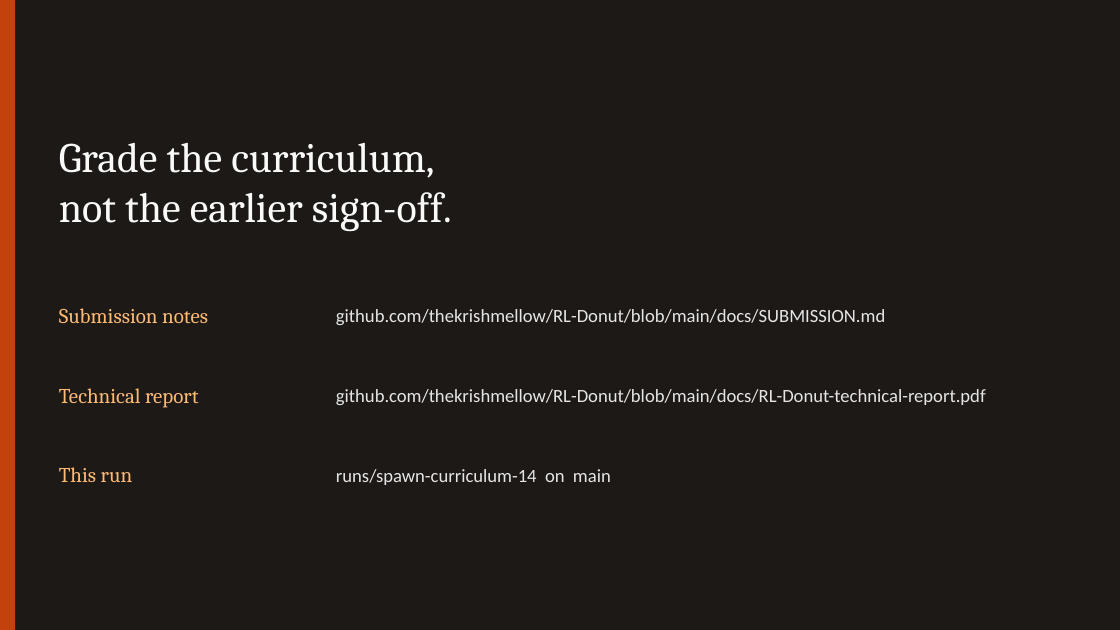
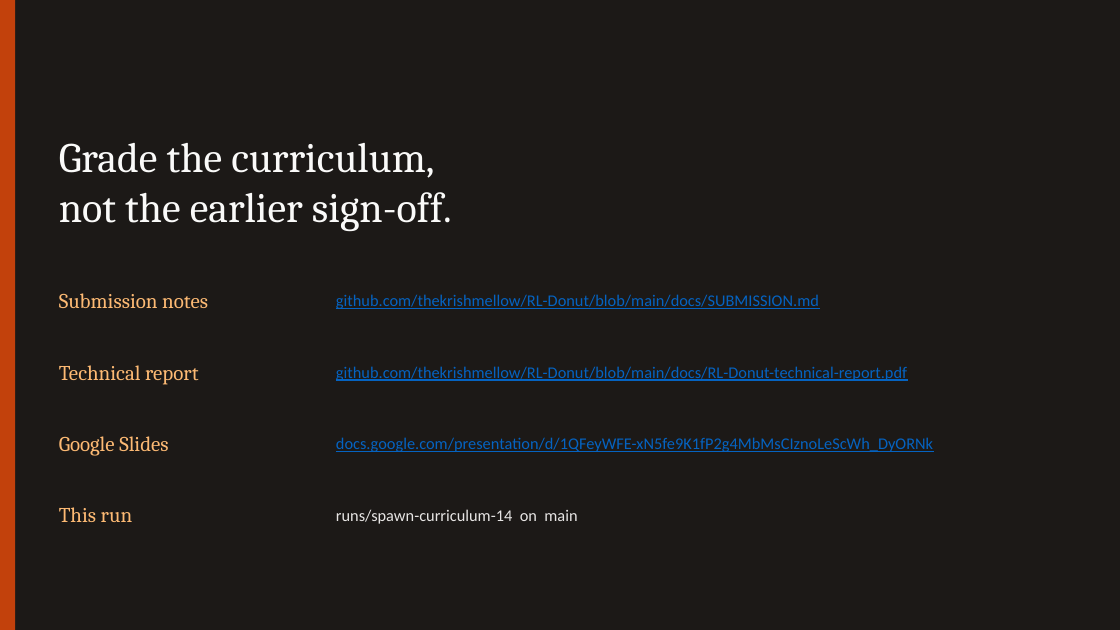
Before and after one commit to thekrishmellow/RL-Donut, a slide deck: slide 10 of docs/RL-Donut-pitch.pptx. Drawn at 1120x630 pixels with LibreOffice and Linux fonts; fonts in the diff are those of the drawing. Boxes give left, top, right and bottom in pixels: in the first picture for what was removed or moved away, otherwise in the second. Text is boxed around its words. In the diff, an @@ line names an element or a change of style, - is before the commit and + after.

Commit message:
Add the Google Slides deck to the pitch file and the README.
The closing slide links to the shared presentation, and the repository front page opens that same deck.

```diff
--- a/docs/RL-Donut-pitch.pptx
+++ b/docs/RL-Donut-pitch.pptx
@@ text "Submission notes" moved from (x1=59, y1=308, x2=208, y2=323) to (x1=59, y1=293, x2=208, y2=308) @@
@@ text "github.com/thekrishmellow/RL-Donut/blob/main/docs/SUBMISSION ..." moved from (x1=336, y1=309, x2=885, y2=325) to (x1=336, y1=294, x2=819, y2=309) @@
@@ text "github.com/thekrishmellow/RL-Donut/blob/main/docs/SUBMISSION ..." at (x1=336, y1=294, x2=819, y2=309): size 16 to 14 pt, text colour #E7E5E4 to #0563C1, underline on @@
@@ text "Technical report" moved from (x1=59, y1=388, x2=198, y2=408) to (x1=59, y1=365, x2=198, y2=385) @@
@@ text "github.com/thekrishmellow/RL-Donut/blob/main/docs/RL-Donut-t ..." at (x1=336, y1=366, x2=907, y2=381): size 16 to 14 pt, text colour #E7E5E4 to #0563C1, underline on @@
@@ text "github.com/thekrishmellow/RL-Donut/blob/main/docs/RL-Donut-t ..." moved from (x1=336, y1=389, x2=986, y2=405) to (x1=336, y1=366, x2=907, y2=381) @@
@@ text added at (x1=59, y1=436, x2=168, y2=456), 18 pt, text #FDBA74 @@
+Google Slides
@@ text added at (x1=336, y1=437, x2=933, y2=452), 14 pt, text #0563C1, underline @@
+docs.google.com/presentation/d/1QFeyWFE-xN5fe9K1fP2g4MbMsCIznoLeScWh_DyORNk
@@ text "This run" moved from (x1=59, y1=467, x2=132, y2=482) to (x1=59, y1=507, x2=132, y2=522) @@
@@ text "runs/spawn-curriculum-14 on main" moved from (x1=336, y1=469, x2=611, y2=485) to (x1=336, y1=509, x2=577, y2=524) @@
@@ text "runs/spawn-curriculum-14 on main" at (x1=336, y1=509, x2=577, y2=524): size 16 to 14 pt @@
```
Also in this commit, not shown: 2 other files.
